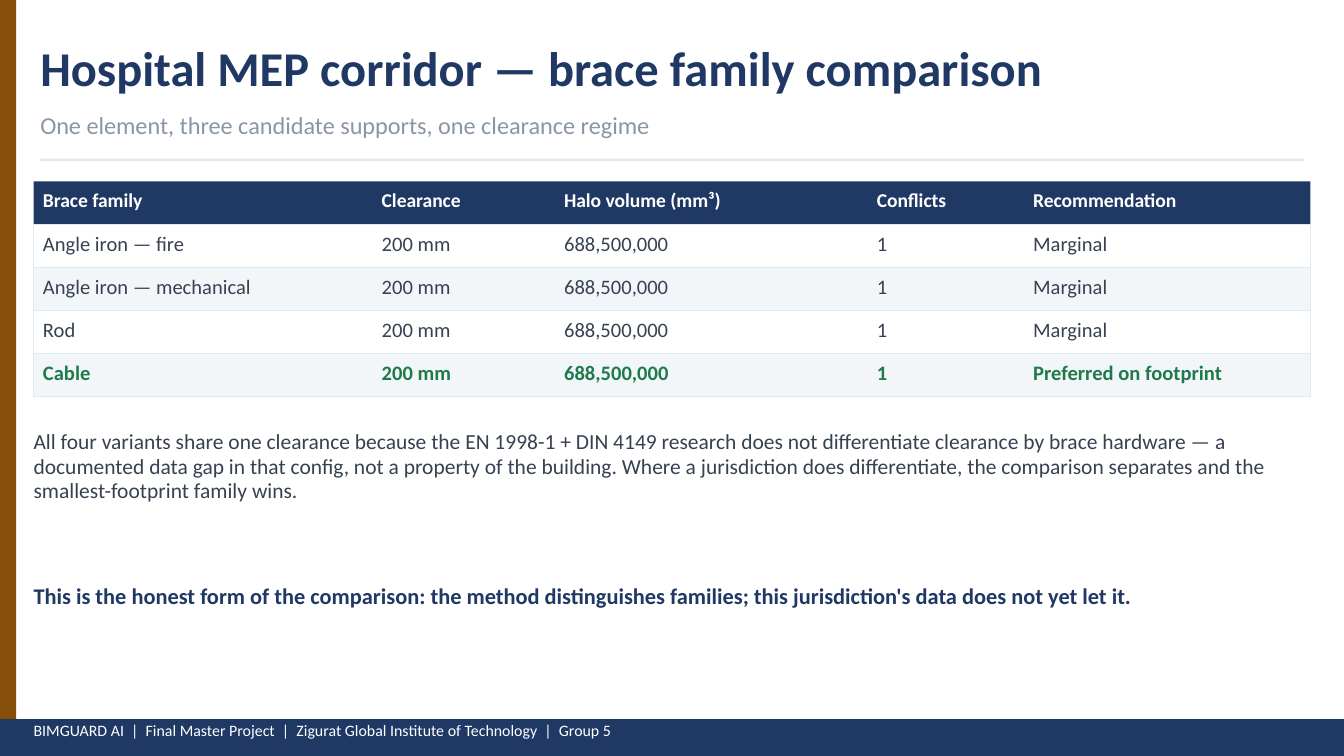
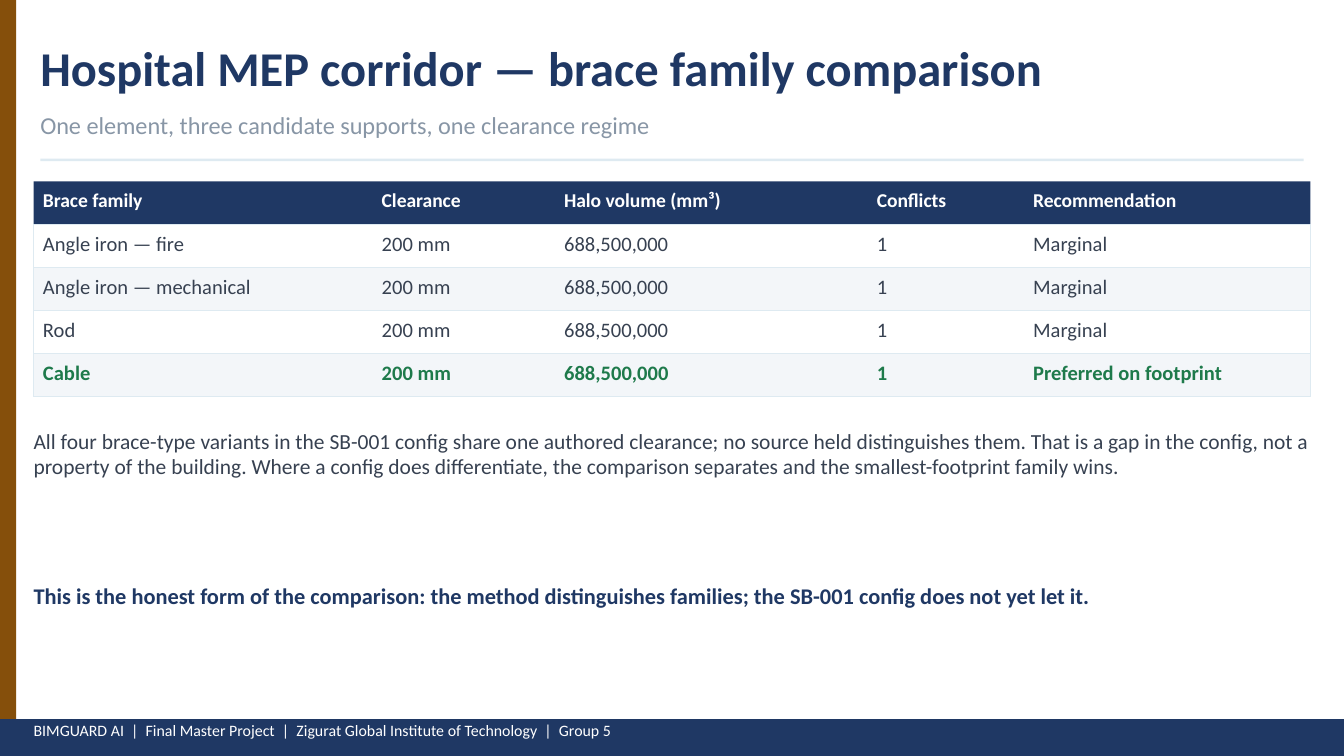
Before and after one commit to maicen/bim-guard, a slide deck: slide 9 of docs/Presentation-2026-May/BIMGUARD_FMP_B_Blue_Halo.pptx. Drawn at 1344x756 pixels with LibreOffice and Linux fonts; fonts in the diff are those of the drawing. Boxes give left, top, right and bottom in pixels: in the first picture for what was removed or moved away, otherwise in the second. Text is boxed around its words. In the diff, an @@ line names an element or a change of style, - is before the commit and + after.

```diff
--- a/docs/Presentation-2026-May/BIMGUARD_FMP_B_Blue_Halo.pptx
+++ b/docs/Presentation-2026-May/BIMGUARD_FMP_B_Blue_Halo.pptx
@@ text at <box>34,434,1307,478</box>: text changed @@
-All four variants share one clearance because the EN 1998-1 + DIN 4149 research does not differentiate clearance by brace hardware — a documented data gap in that config, not a property of the building. Where a jurisdiction does differentiate, the comparison separates and the smallest-footprint family wins.
+All four brace-type variants in the SB-001 config share one authored clearance; no source held distinguishes them. That is a gap in the config, not a property of the building. Where a config does differentiate, the comparison separates and the smallest-footprint family wins.
@@ text at <box>34,588,1089,608</box>: text changed @@
-This is the honest form of the comparison: the method distinguishes families; this jurisdiction's data does not yet let it.
+This is the honest form of the comparison: the method distinguishes families; the SB-001 config does not yet let it.
```
Also in this commit, not shown: 8 other slides changed, 1 slide added, 1 slide removed, 3 other files.
